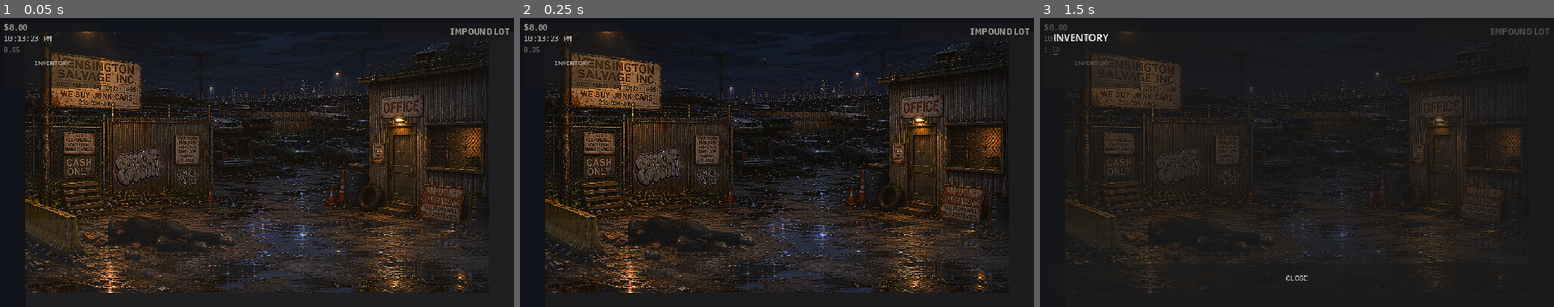
Above: before the commit, frames 1-3 (left to right).
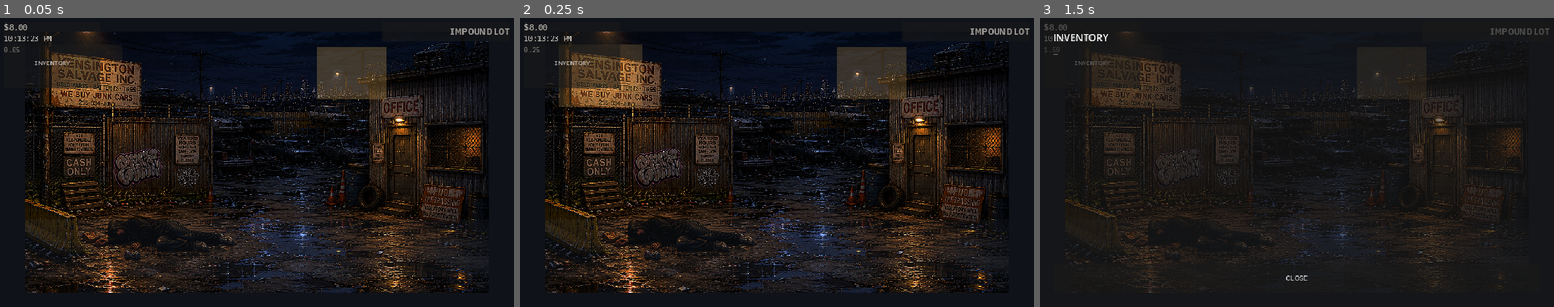
Above: after the commit, the same moments.

Repository: sneakycar/DOOMDANCE
Game: Godot game, scene res://scenes/game/main.tscn
Same seed, same stepped clock (60 frames per second), same inputs: the game is played once before the commit and once after it.
Inputs (mouse positions are in pixels of both pictures, inside the frame that each line leads up to):
- Up to frame 1 (0.05 s): no input
- Up to frame 2 (0.25 s): no input
- Up to frame 3 (1.5 s): click "INVENTORY" at 0.5 s; tap Enter at 1.25 s; move the mouse to (1410, 148) at 1.27 s; hold D (move_right) from 1.28 s (still down); hold E (interact) from 1.28 s (still down); click (1410, 148) at 1.42 s

The runs differ from the first frame. In frame 1, 2.4% of the frame differs, in the area x 61-76%, y 10-29%; in frame 2, 3.1%, in the area x 7-76%, y 9-31%; in frame 3, less than 0.1%.
Error in both runs: Cannot call method 'add_theme_font_override' on a null value. (res://scripts/game/doom_typography.gd:32)

Commit message:
feat: dying lamp buzz overlay; bundle soundtrack for web playback
Lamps flicker irregularly on impound lot and alley. Music loads from
pck and starts on any tap/click.

Co-authored-by: Cursor <cursoragent@cursor.com>

Diff:
--- a/data/screens.json
+++ b/data/screens.json
@@ -3,7 +3,11 @@
     "impound_lot": {
       "header": "IMPOUND LOT",
       "background": "res://generated images/doomdance impound wakeup.png",
-      "overlays": ["rain", "light_flicker", "puddle_shimmer"],
+      "overlays": ["rain", "lamp_buzz", "puddle_shimmer"],
+      "lamp_spots": [
+        {"rect": [0.03, 0.05, 0.18, 0.24]},
+        {"rect": [0.63, 0.06, 0.15, 0.20]}
+      ],
       "hotspots": [
         {
           "id": "gate",
@@ -26,7 +30,10 @@
     "alley": {
       "header": "ALLEY",
       "background": "res://generated images/night time alley 1.png",
-      "overlays": ["rain", "light_flicker"],
+      "overlays": ["rain", "lamp_buzz"],
+      "lamp_spots": [
+        {"rect": [0.38, 0.06, 0.14, 0.30]}
+      ],
       "hotspots": []
     },
     "liquor_store": {
--- a/scripts/game/doom_music.gd
+++ b/scripts/game/doom_music.gd
@@ -2,23 +2,20 @@
 ## Chapter 1 soundtrack — loops with reverb tail masking the seam.
 
 const TRACK_RES := "res://assets/audio/doom_soundtrack_01.mp3"
-const WEB_TRACK_NAME := "doom_soundtrack_01.mp3"
 
 var _player: AudioStreamPlayer
 var _started := false
 var _unlocked := false
+var _stream_ready := false
 
 func _ready() -> void:
 	_setup_music_bus()
 	_player = AudioStreamPlayer.new()
 	_player.name = "SoundtrackPlayer"
 	_player.bus = "Music"
-	_player.volume_db = -5.0
+	_player.volume_db = -3.0
 	add_child(_player)
-	if OS.has_feature("web"):
-		_load_web_stream()
-	else:
-		_play_stream(_load_local_stream())
+	_load_track()
 
 func _setup_music_bus() -> void:
 	var idx := AudioServer.get_bus_index("Music")
@@ -38,52 +35,22 @@
 	reverb.wet = 0.42
 	AudioServer.add_bus_effect(idx, reverb)
 
-func _load_local_stream() -> AudioStream:
+func _load_track() -> void:
 	var stream := load(TRACK_RES) as AudioStreamMP3
-	if stream:
-		stream.loop = true
-	return stream
-
-func _load_web_stream() -> void:
-	var http := HTTPRequest.new()
-	add_child(http)
-	http.request_completed.connect(_on_web_track_loaded.bind(http))
-	var url: String = _web_track_url()
-	http.request(url)
-
-func _web_track_url() -> String:
-	if not OS.has_feature("web"):
-		return WEB_TRACK_NAME
-	return JavaScriptBridge.eval(
-		"window.location.origin + window.location.pathname.replace(/[^/]+$/, '') + '%s'" % WEB_TRACK_NAME
-	)
-
-func _on_web_track_loaded(result: int, code: int, _headers: PackedStringArray, body: PackedByteArray, http: HTTPRequest) -> void:
-	http.queue_free()
-	if result != HTTPRequest.RESULT_SUCCESS or code != 200 or body.is_empty():
-		push_warning("Web soundtrack HTTP load failed (%s); trying res://." % code)
-		_play_stream(_load_local_stream())
+	if stream == null:
+		push_warning("Soundtrack missing at %s" % TRACK_RES)
 		return
-	var stream := AudioStreamMP3.new()
-	stream.data = body
 	stream.loop = true
-	_play_stream(stream)
-
-func _play_stream(stream: AudioStream) -> void:
-	if stream == null:
-		push_warning("Soundtrack missing.")
-		return
 	_player.stream = stream
+	_stream_ready = true
 	_maybe_start()
 
 func unlock() -> void:
-	if _unlocked:
-		return
 	_unlocked = true
 	_maybe_start()
 
 func _maybe_start() -> void:
-	if _started or _player.stream == null:
+	if _started or not _stream_ready:
 		return
 	if OS.has_feature("web") and not _unlocked:
 		return
--- a/scripts/game/game_main.gd
+++ b/scripts/game/game_main.gd
@@ -36,6 +36,12 @@
 func _process(delta: float) -> void:
 	_xp += delta
 	_refresh_live_hud()
+
+func _input(event: InputEvent) -> void:
+	if event is InputEventMouseButton and event.pressed:
+		DoomMusic.unlock()
+	elif event is InputEventScreenTouch and event.pressed:
+		DoomMusic.unlock()
 
 func _apply_corner_ui() -> void:
 	var panel_style := StyleBoxFlat.new()
--- /dev/null
+++ b/scripts/game/lamp_flicker.gd
@@ -0,0 +1,28 @@
+extends ColorRect
+## Dying sodium lamp — irregular buzz, brief brownouts.
+
+@export var buzz_seed: float = 0.0
+
+func _ready() -> void:
+	mouse_filter = Control.MOUSE_FILTER_IGNORE
+	modulate.a = 0.75
+	_buzz_step()
+
+func _buzz_step() -> void:
+	if not is_inside_tree():
+		return
+	var roll := randf()
+	var tween := create_tween()
+	if roll < 0.28:
+		tween.tween_property(self, "modulate:a", 0.04, 0.05 + randf() * 0.04)
+		tween.tween_property(self, "modulate:a", 0.55 + randf() * 0.25, 0.14 + buzz_seed * 0.05)
+	elif roll < 0.55:
+		tween.tween_property(self, "modulate:a", 0.18, 0.02)
+		tween.tween_property(self, "modulate:a", 0.92, 0.03)
+		tween.tween_property(self, "modulate:a", 0.42, 0.04)
+		tween.tween_property(self, "modulate:a", 0.78, 0.06)
+	else:
+		tween.tween_property(self, "modulate:a", 0.35 + randf() * 0.2, 0.04 + randf() * 0.06)
+		tween.tween_property(self, "modulate:a", 0.88 + randf() * 0.1, 0.05)
+	tween.tween_interval(0.08 + randf() * 0.35 + buzz_seed * 0.08)
+	tween.finished.connect(_buzz_step)
--- a/scripts/game/location_screen.gd
+++ b/scripts/game/location_screen.gd
@@ -42,7 +42,7 @@
 		_background.stretch_mode = TextureRect.STRETCH_KEEP_ASPECT_COVERED
 	else:
 		push_warning("Missing background: %s" % bg_path)
-	_build_overlays(data.get("overlays", []))
+	_build_overlays(data.get("overlays", []), data)
 	_rebuild_hotspots(data)
 	_refresh_alley_status()
 	_refresh_world_events()
@@ -50,7 +50,7 @@
 func _on_resized() -> void:
 	_relayout_hotspots()
 	var data := ScreenData.get_screen(screen_id)
-	_build_overlays(data.get("overlays", []))
+	_build_overlays(data.get("overlays", []), data)
 
 func _process(_delta: float) -> void:
 	if screen_id == "alley":
@@ -88,11 +88,12 @@
 				_refresh_world_events()
 		)
 
-func _build_overlays(names: Array) -> void:
+func _build_overlays(names: Array, data: Dictionary = {}) -> void:
 	var size := _overlay_layer.size
 	if size.x < 2.0:
 		size = get_viewport_rect().size
-	ScreenOverlays.build(_overlay_layer, names, size)
+	var extras := {"lamp_spots": data.get("lamp_spots", [])}
+	ScreenOverlays.build(_overlay_layer, names, size, extras)
 
 func _rebuild_hotspots(data: Dictionary) -> void:
 	for child in _hotspot_layer.get_children():
--- a/scripts/game/screen_overlays.gd
+++ b/scripts/game/screen_overlays.gd
@@ -2,17 +2,17 @@
 class_name ScreenOverlays
 ## Subtle looping overlays — no character animation.
 
-static func build(parent: Control, effect_names: Array, size: Vector2) -> void:
+static func build(parent: Control, effect_names: Array, size: Vector2, extras: Dictionary = {}) -> void:
 	for child in parent.get_children():
 		child.queue_free()
 	if size.x < 2.0:
 		size = parent.get_viewport_rect().size
 	for effect_name in effect_names:
-		var node := _make_effect(str(effect_name), size)
+		var node := _make_effect(str(effect_name), size, extras)
 		if node:
 			parent.add_child(node)
 
-static func _make_effect(name: String, size: Vector2) -> Node:
+static func _make_effect(name: String, size: Vector2, extras: Dictionary = {}) -> Node:
 	match name:
 		"rain":
 			return _rain(size)
@@ -30,6 +30,8 @@
 			return _light_flicker(size, Color(0.75, 0.95, 1.0, 0.09), 0.35)
 		"neon_buzz":
 			return _neon_buzz(size)
+		"lamp_buzz":
+			return _lamp_buzz(size, extras.get("lamp_spots", []))
 		"train_flash", "passing_train_flash":
 			return _train_flash(size)
 		_:
@@ -141,6 +143,33 @@
 	tween.tween_property(rect, "modulate", Color(1.0, 1.0, 1.0, 1.0), 0.22)
 	return rect
 
+static func _lamp_buzz(size: Vector2, spots: Array) -> Node2D:
+	var root := Node2D.new()
+	root.name = "LampBuzz"
+	if spots.is_empty():
+		spots = [
+			{"rect": [0.04, 0.06, 0.16, 0.22]},
+			{"rect": [0.64, 0.06, 0.14, 0.18]},
+		]
+	var flicker_script: Script = load("res://scripts/game/lamp_flicker.gd")
+	for i in spots.size():
+		var spot: Dictionary = spots[i]
+		var rect_norm: Array = spot.get("rect", [0.0, 0.0, 0.1, 0.1])
+		var glow := ColorRect.new()
+		glow.set_script(flicker_script)
+		glow.set("buzz_seed", float(i) * 0.37)
+		glow.position = Vector2(rect_norm[0], rect_norm[1]) * size
+		glow.size = Vector2(rect_norm[2], rect_norm[3]) * size
+		var tint: Variant = spot.get("color", Color(1.0, 0.78, 0.42, 0.26))
+		if tint is Array and tint.size() >= 4:
+			glow.color = Color(float(tint[0]), float(tint[1]), float(tint[2]), float(tint[3]))
+		elif tint is Color:
+			glow.color = tint
+		else:
+			glow.color = Color(1.0, 0.78, 0.42, 0.26)
+		root.add_child(glow)
+	return root
+
 static func _train_flash(size: Vector2) -> ColorRect:
 	var rect := ColorRect.new()
 	rect.name = "TrainFlash"
Not shown, changed: export_presets.cfg
Not shown, changed: public/index.html
Not shown, changed: public/index.pck
